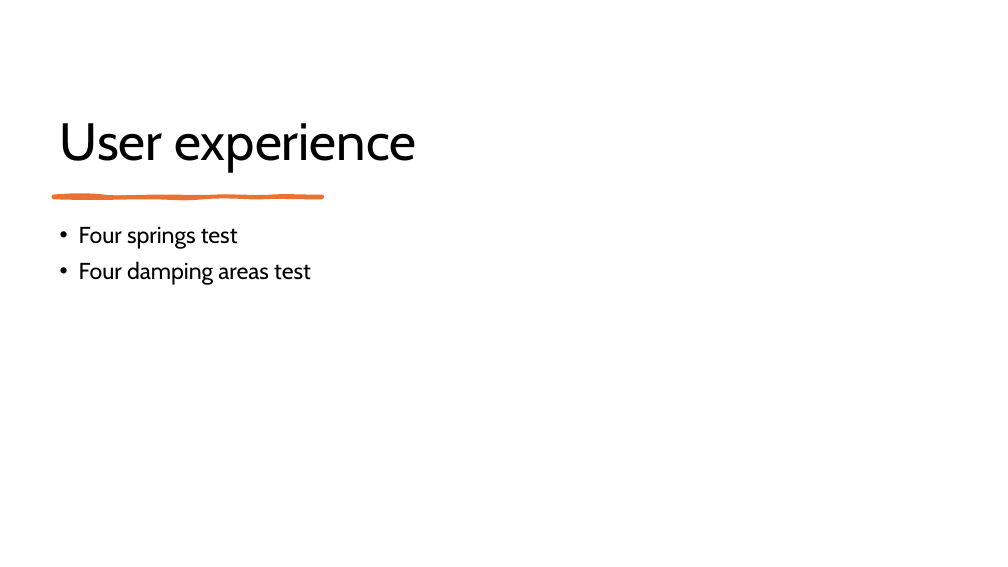
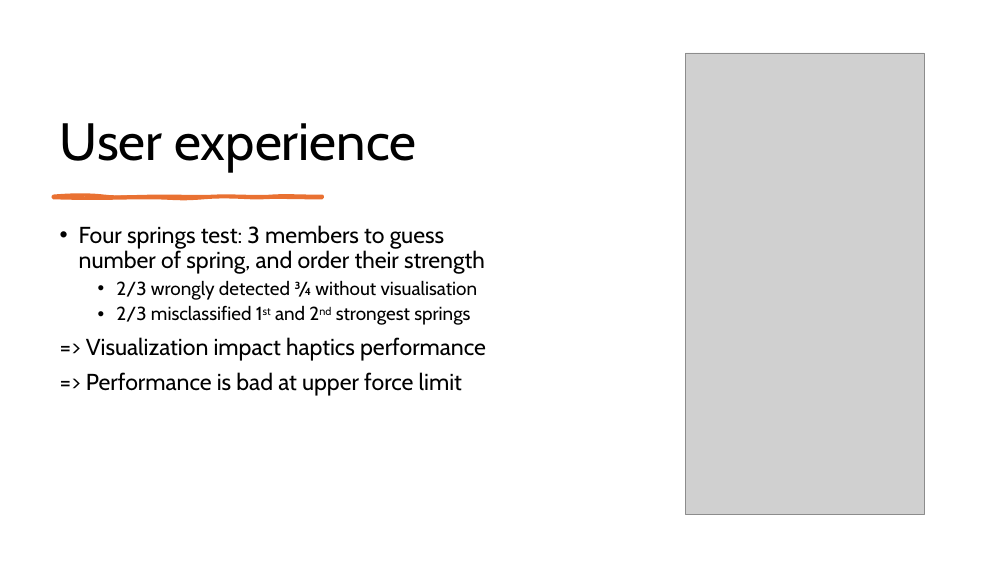
Before and after one commit to dthung99/Advanced_Medical_Robotics_MSc_course, a slide deck: slide 20 of Advanced_Robotics_Report_Presentation.pptx (slide 17 before the commit). Drawn at 1008x567 pixels with LibreOffice and Linux fonts; fonts in the diff are those of the drawing; grey boxes stand for pictures. Boxes give left, top, right and bottom in pixels: in the first picture for what was removed or moved away, otherwise in the second. Text is boxed around its words. In the diff, an @@ line names an element or a change of style, - is before the commit and + after.

```diff
--- a/Advanced_Robotics_Report_Presentation.pptx
+++ b/Advanced_Robotics_Report_Presentation.pptx
@@ picture added at (686,53,924,514) @@
@@ text at (79,225,486,396): text changed @@
-• Four springs test
-• Four damping areas test
+• Four springs test: 3 members to guess number of spring, and order their strength
+  • 2/3 wrongly detected ¾ without visualisation
+  • 2/3 misclassified 1st and 2nd strongest springs
+=> Visualization impact haptics performance
+=> Performance is bad at upper force limit
```
Also in this commit, not shown: 9 other slides changed, 5 slides added, 7 other files.
